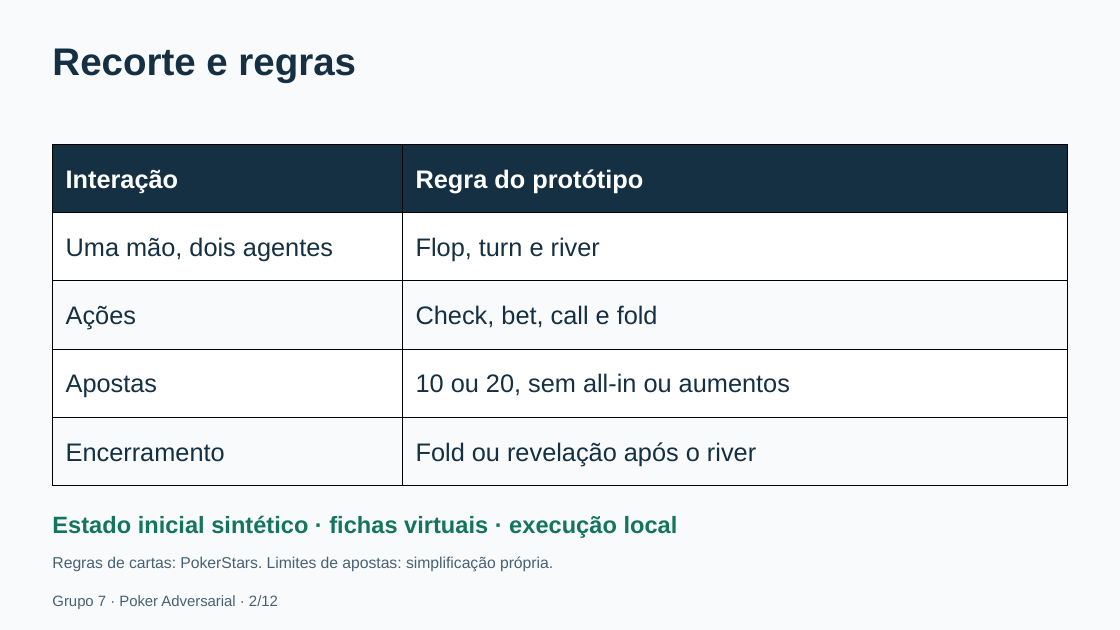
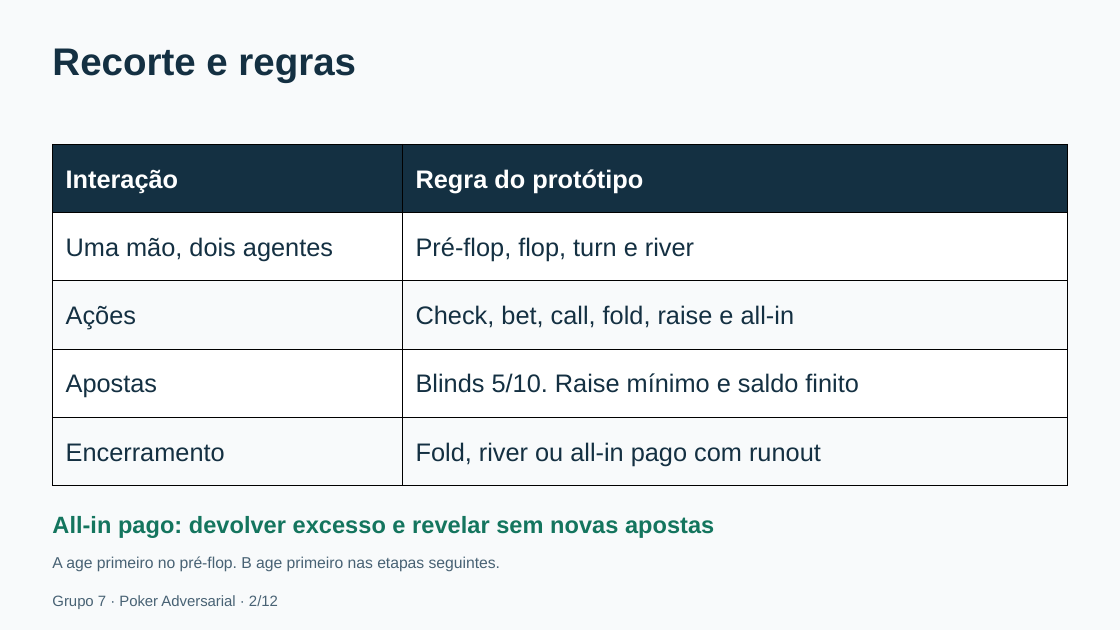
Before and after one commit to rafaelbtorres/Trabalho-1-Analise-de-Sistema-Adversarial, a slide deck: slide 2 of apresentacao/slides.pptx. Drawn at 1120x630 pixels with LibreOffice and Linux fonts; fonts in the diff are those of the drawing. Boxes give left, top, right and bottom in pixels: in the first picture for what was removed or moved away, otherwise in the second. Text is boxed around its words. In the diff, an @@ line names an element or a change of style, - is before the commit and + after.

Commit message:
docs: inclui pré-flop, raise e all-in na análise de poker

```diff
--- a/apresentacao/slides.pptx
+++ b/apresentacao/slides.pptx
@@ table at bbox=[52, 145, 1068, 486] @@
-row 2, column 2: Flop, turn e river
+row 2, column 2: Pré-flop, flop, turn e river
-row 3, column 2: Check, bet, call e fold
+row 3, column 2: Check, bet, call, fold, raise e all-in
-row 4, column 2: 10 ou 20, sem all-in ou aumentos
+row 4, column 2: Blinds 5/10. Raise mínimo e saldo finito
-row 5, column 2: Fold ou revelação após o river
+row 5, column 2: Fold, river ou all-in pago com runout
@@ text at bbox=[52, 516, 714, 538]: text changed @@
-Estado inicial sintético · fichas virtuais · execução local
+All-in pago: devolver excesso e revelar sem novas apostas
@@ text at bbox=[52, 556, 500, 572]: text changed @@
-Regras de cartas: PokerStars. Limites de apostas: simplificação própria.
+A age primeiro no pré-flop. B age primeiro nas etapas seguintes.
```
Also in this commit, not shown: 5 other slides changed, 16 other files.
